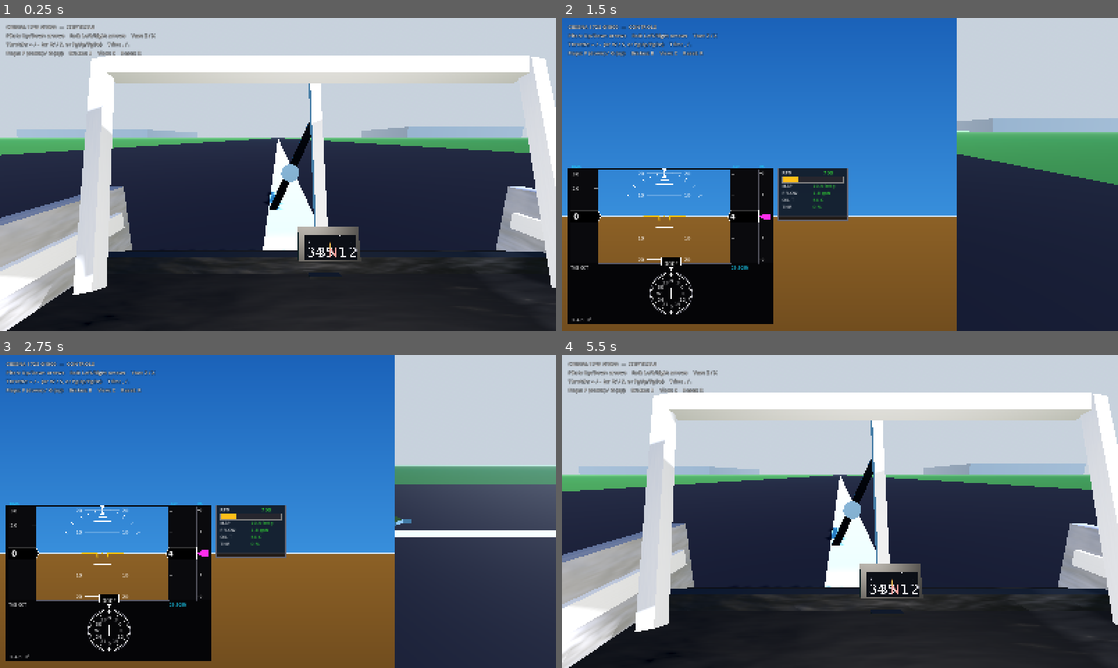
Above: before the commit, frames 1-4 (two rows, left to right).
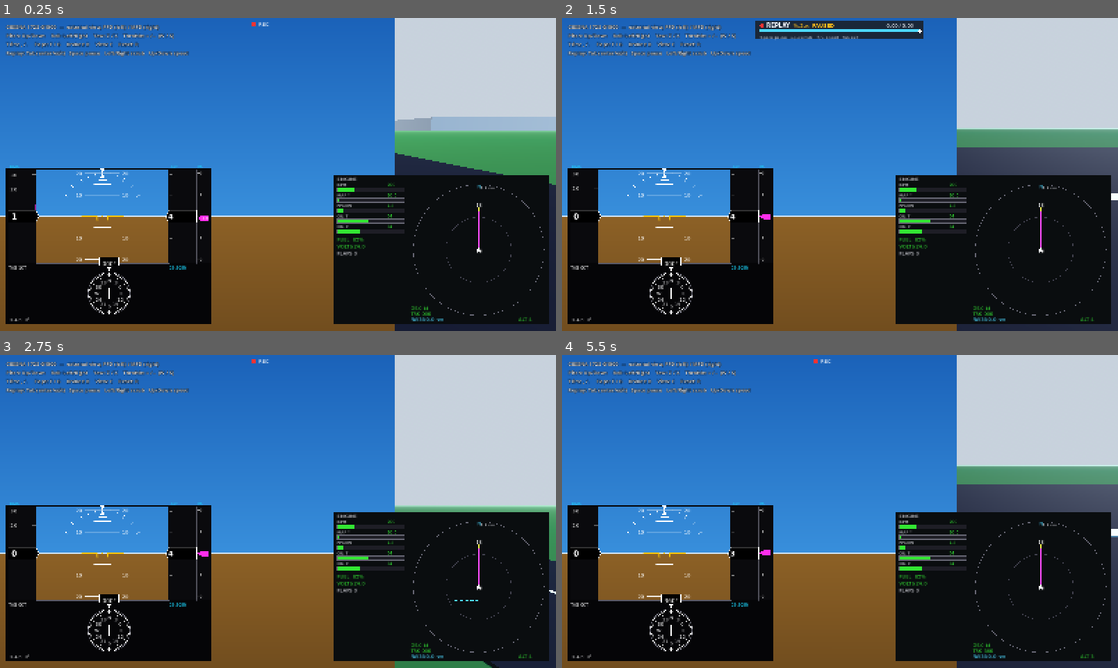
Above: after the commit, the same moments.

Repository: bigcubedata/test
Game: Godot game, scene res://src/Main.tscn
The game is run twice, just before and just after one commit, with the same random seed, the same clock (stepped at 60 frames per second) and the same inputs.
Inputs (mouse positions are in pixels of both pictures, inside the frame that each line leads up to):
- Up to frame 1 (0.25 s): no input
- Up to frame 2 (1.5 s): move the mouse to (962, 158) at 0.52 s; hold Right (roll_right) 0.53-1.25 s; tap C (toggle_view) at 0.6 s; click (962, 158) at 0.67 s; tap Tab (replay_toggle, bound only after the commit) at 0.8 s; tap Enter at 1.25 s; drag from (728, 190) to (812, 237) at 1.27 s
- Up to frame 3 (2.75 s): tap R (reset_aircraft) at 2 s; move the mouse to (333, 442) at 2.02 s; hold Right (roll_right) from 2.03 s (still down); tap C (toggle_view) at 2.1 s; click (333, 442) at 2.17 s; tap Tab (replay_toggle, bound only after the commit) at 2.3 s
- Up to frame 4 (5.5 s): release Right (roll_right) at 2.75 s; tap R (reset_aircraft) every 0.75 s from 2.75 to 5 s; drag from (812, 574) to (673, 464) at 2.77 s; move the mouse to (1006, 558) at 3.52 s; hold Left (roll_left) 3.53-4.25 s; tap C (toggle_view) at 3.6, 5.1 s; click (1006, 558) at 3.67 s; tap Tab (replay_toggle, bound only after the commit) at 3.8, 5.3 s; tap Space (replay_pause, bound only after the commit) at 4.15 s; drag from (673, 464) to (756, 433) at 4.27 s; move the mouse to (867, 511) at 5.02 s; hold Down (pitch_down) from 5.03 s (still down); click (867, 511) at 5.17 s

The runs differ from the first frame. In frame 1, 80% of the frame differs, in the area x 0-100%, y 0-100%; in frame 2, 27%; in frame 3, 26%; in frame 4, 81%.

Commit message:
Pivot to external-visual flying: corner PFD/MFD overlays + instant replay
Reorient the sim around an external chase ("tracking") view instead of the
in-cockpit panel, per the new direction.

- Chase view is now the default camera; cycle order is Chase -> Wing -> Tower
  -> Cockpit (C). The cockpit remains available but is no longer primary.
- 2D glass overlays flank the screen: PFD bottom-left, MFD (engine column +
  heading-up moving map) bottom-right. The redundant EngineStrip is dropped
  since the MFD already carries the engine indication.
- New flight recorder / instant replay (Replay autoload): every physics frame
  the aircraft transform + instrument state are pushed into a ~2 min ring
  buffer. Tab enters replay (aircraft frozen, driven from the recording so the
  PFD/MFD replay faithfully); Space pauses, Left/Right scrub, Up/Down change
  speed, Tab exits and resumes live flight where it was paused. A ReplayHUD
  shows a REC dot while flying and a scrub bar + timer during replay.
- Input bindings for Tab (replay) and Space (pause) added in InputSetup.
- Help overlay and on-screen hints updated for the new layout and controls.

Diff:
--- a/project.godot
+++ b/project.godot
@@ -19,6 +19,7 @@
 FlightData="*res://src/systems/FlightData.gd"
 Atmosphere="*res://src/systems/Atmosphere.gd"
 AudioManager="*res://src/systems/AudioManager.gd"
+Replay="*res://src/systems/Replay.gd"
 InputSetup="*res://src/systems/InputSetup.gd"
 
 [display]
--- a/src/Main.tscn
+++ b/src/Main.tscn
@@ -1,12 +1,13 @@
-[gd_scene load_steps=8 format=3 uid="uid://c172s_main"]
+[gd_scene load_steps=9 format=3 uid="uid://c172s_main"]
 
 [ext_resource type="Script" path="res://src/Main.gd" id="1_main"]
 [ext_resource type="PackedScene" uid="uid://c172s_world" path="res://src/world/World.tscn" id="2_world"]
 [ext_resource type="PackedScene" uid="uid://c172s_aircraft" path="res://src/aircraft/Aircraft.tscn" id="3_aircraft"]
 [ext_resource type="Script" path="res://src/world/CameraController.gd" id="4_camera"]
 [ext_resource type="Script" path="res://src/ui/PFD.gd" id="5_pfd"]
-[ext_resource type="Script" path="res://src/ui/EngineStrip.gd" id="6_eis"]
+[ext_resource type="Script" path="res://src/ui/MFD.gd" id="6_mfd"]
 [ext_resource type="Script" path="res://src/ui/OverlayManager.gd" id="7_overlay"]
+[ext_resource type="Script" path="res://src/ui/ReplayHUD.gd" id="8_replay"]
 
 [node name="Main" type="Node3D"]
 script = ExtResource("1_main")
@@ -27,7 +28,7 @@
 [node name="UI" type="CanvasLayer" parent="."]
 script = ExtResource("7_overlay")
 camera_path = NodePath("../Camera3D")
-hide_in_cockpit = [NodePath("PFD"), NodePath("EngineStrip")]
+hide_in_cockpit = [NodePath("PFD"), NodePath("MFD")]
 
 [node name="PFD" type="Control" parent="UI"]
 anchor_top = 1.0
@@ -38,24 +39,31 @@
 offset_bottom = -18.0
 script = ExtResource("5_pfd")
 
-[node name="EngineStrip" type="Control" parent="UI"]
+[node name="MFD" type="Control" parent="UI"]
+anchor_left = 1.0
 anchor_top = 1.0
+anchor_right = 1.0
 anchor_bottom = 1.0
-offset_left = 622.0
-offset_top = -468.0
-offset_right = 822.0
-offset_bottom = -318.0
-script = ExtResource("6_eis")
+offset_left = -638.0
+offset_top = -448.0
+offset_right = -18.0
+offset_bottom = -18.0
+script = ExtResource("6_mfd")
+
+[node name="ReplayHUD" type="Control" parent="UI"]
+anchor_right = 1.0
+anchor_bottom = 1.0
+script = ExtResource("8_replay")
 
 [node name="Help" type="Label" parent="UI"]
 offset_left = 18.0
 offset_top = 14.0
-offset_right = 620.0
-offset_bottom = 160.0
-text = "CESSNA 172S G1000  —  CONTROLS
-Pitch: Up/Down arrows    Roll: Left/Right arrows    Yaw: Z / X
-Throttle: = / -  (or W / S, or PgUp/PgDn)    Trim: , / .
-Flaps: F (down) / G (up)    Brakes: B    View: C    Reset: R"
+offset_right = 720.0
+offset_bottom = 180.0
+text = "CESSNA 172S G1000  —  external view, PFD (left) / MFD (right)
+Pitch: Up/Down    Roll: Left/Right    Yaw: Z / X    Throttle: = / -  (W / S)
+Trim: , / .    Flaps: F / G    Brakes: B    View: C    Reset: R
+Replay: Tab (enter/exit)   Space pause   Left/Right scrub   Up/Down speed"
 theme_override_font_sizes/font_size = 15
 theme_override_colors/font_color = Color(1, 1, 1, 0.9)
 theme_override_colors/font_outline_color = Color(0, 0, 0, 0.8)
--- a/src/aircraft/Aircraft.gd
+++ b/src/aircraft/Aircraft.gd
@@ -94,6 +94,7 @@
 	gravity_scale = 1.0
 	_spawn_transform = global_transform
 	_spawn_velocity = Vector3.ZERO
+	Replay.register(self)
 
 
 func set_spawn(xform: Transform3D, vel: Vector3) -> void:
@@ -115,6 +116,10 @@
 
 
 func _process(_delta: float) -> void:
+	# During replay the aircraft is frozen and driven by the recorder, so the
+	# live controls (and the reset key) are inert.
+	if Replay.is_replaying():
+		return
 	_read_input()
 
 
@@ -338,3 +343,6 @@
 
 	# Stall warning fires a few knots above the actual stall (like the reed horn).
 	FlightData.stall_warning = absf(alpha) > (ALPHA_STALL - 0.05) and airspeed > 2.0
+
+	# Feed the flight recorder (no-op unless we're in LIVE mode).
+	Replay.capture(state.transform)
--- a/src/systems/InputSetup.gd
+++ b/src/systems/InputSetup.gd
@@ -20,6 +20,8 @@
 	_bind("toggle_brakes", [KEY_B])
 	_bind("toggle_view", [KEY_C])
 	_bind("reset_aircraft", [KEY_R])
+	_bind("replay_toggle", [KEY_TAB])
+	_bind("replay_pause", [KEY_SPACE])
 
 
 func _bind(action: StringName, keys: Array) -> void:
--- /dev/null
+++ b/src/systems/Replay.gd
@@ -0,0 +1,198 @@
+extends Node
+## Flight recorder + instant-replay system (autoload singleton).
+##
+## While flying (LIVE), every physics frame the aircraft's world transform and
+## a snapshot of the instrument state (FlightData) are pushed into a fixed-size
+## ring buffer — roughly the last two minutes of flight. Pressing Tab enters
+## REPLAY: the aircraft is frozen and its transform + instruments are driven
+## from the recorded samples, so the PFD/MFD show exactly what they showed at
+## the time. The chase camera tracks the played-back aircraft. Pressing Tab
+## again leaves replay and resumes live flight from where it was paused.
+##
+## Controls (REPLAY mode):
+##   Tab          enter / leave replay
+##   Space        play / pause
+##   Left/Right   scrub backward / forward (hold)
+##   Up/Down      slower / faster playback (steps through 0.25x .. 4x)
+
+enum Mode { LIVE, REPLAY }
+var mode: int = Mode.LIVE
+
+# Ring buffer. 120 Hz physics * 120 s = 14400 samples (~2 minutes of history).
+const CAPACITY := 14400
+const PHYS_HZ := 120.0
+
+# Instrument fields mirrored each frame so playback reproduces the displays.
+const FIELDS := [
+	"indicated_airspeed_kt", "true_airspeed_kt", "ground_speed_kt",
+	"altitude_ft", "altitude_agl_ft", "vertical_speed_fpm",
+	"pitch_deg", "roll_deg", "heading_deg", "slip_skid",
+	"angle_of_attack_deg", "load_factor",
+	"engine_rpm", "manifold_pressure_inhg", "fuel_flow_gph", "oil_temp_c",
+	"throttle_pct", "flaps_deg", "flaps_setting", "on_ground",
+	"stall_warning", "pos_x", "pos_z", "fuel_pct", "volts",
+]
+
+const SPEEDS := [0.25, 0.5, 1.0, 2.0, 4.0]
+
+var _xforms: Array[Transform3D] = []
+var _snaps: Array = []
+var _head: int = 0       # next write slot
+var _count: int = 0      # number of valid samples
+
+var aircraft: RigidBody3D
+var _camera: Node
+
+var _play_pos: float = 0.0     # fractional sample index [0, _count-1]
+var paused: bool = false
+var _speed_idx: int = 2        # index into SPEEDS (1.0x)
+
+# Saved live state so we can resume flight exactly where replay was entered.
+var _resume_xform: Transform3D
+var _resume_linvel: Vector3
+var _resume_angvel: Vector3
+
+
+func register(ac: RigidBody3D) -> void:
+	aircraft = ac
+
+
+func _ready() -> void:
+	_xforms.resize(CAPACITY)
+	_snaps.resize(CAPACITY)
+
+
+# Called by the aircraft every physics frame while flying.
+func capture(xform: Transform3D) -> void:
+	if mode != Mode.LIVE:
+		return
+	_xforms[_head] = xform
+	_snaps[_head] = _snapshot()
+	_head = (_head + 1) % CAPACITY
+	_count = mini(_count + 1, CAPACITY)
+
+
+func clear() -> void:
+	_head = 0
+	_count = 0
+
+
+func is_replaying() -> bool:
+	return mode == Mode.REPLAY
+
+
+func playback_speed() -> float:
+	return SPEEDS[_speed_idx]
+
+
+# Position within the replay, 0..1, and elapsed/total seconds.
+func progress() -> float:
+	if _count <= 1:
+		return 0.0
+	return clampf(_play_pos / float(_count - 1), 0.0, 1.0)
+
+
+func elapsed_sec() -> float:
+	return _play_pos / PHYS_HZ
+
+
+func total_sec() -> float:
+	return maxf(0.0, (_count - 1)) / PHYS_HZ
+
+
+func _process(_delta: float) -> void:
+	if Input.is_action_just_pressed("replay_toggle"):
+		if mode == Mode.LIVE:
+			_enter_replay()
+		else:
+			_exit_replay()
+	if mode != Mode.REPLAY:
+		return
+	if Input.is_action_just_pressed("replay_pause"):
+		paused = not paused
+	if Input.is_action_just_pressed("pitch_down"):      # Down arrow -> slower
+		_speed_idx = maxi(_speed_idx - 1, 0)
+	if Input.is_action_just_pressed("pitch_up"):        # Up arrow -> faster
+		_speed_idx = mini(_speed_idx + 1, SPEEDS.size() - 1)
+
+
+func _physics_process(_delta: float) -> void:
+	if mode != Mode.REPLAY or _count == 0:
+		return
+
+	# Scrub with the roll keys; otherwise advance unless paused.
+	var scrub := Input.get_axis("roll_left", "roll_right")
+	if absf(scrub) > 0.01:
+		_play_pos = clampf(_play_pos + scrub * 6.0, 0.0, float(_count - 1))
+	elif not paused:
+		_play_pos += playback_speed()
+		if _play_pos >= float(_count - 1):
+			_play_pos = float(_count - 1)
+			paused = true     # hold on the last frame
+
+	_apply_sample(_play_pos)
+
+
+func _enter_replay() -> void:
+	if _count == 0 or aircraft == null:
+		return
+	mode = Mode.REPLAY
+	paused = false
+	_play_pos = 0.0
+	# Remember the live state so we can hand control back later.
+	_resume_xform = aircraft.global_transform
+	_resume_linvel = aircraft.linear_velocity
+	_resume_angvel = aircraft.angular_velocity
+	aircraft.freeze_mode = RigidBody3D.FREEZE_MODE_KINEMATIC
+	aircraft.freeze = true
+	# A good tracking shot: snap the chase camera onto the played-back aircraft.
+	_camera = get_tree().get_first_node_in_group("flight_camera")
+	if _camera and int(_camera.view) == 0:   # leave the cockpit for replays
+		_camera.view = 1
+
+
+func _exit_replay() -> void:
+	mode = Mode.LIVE
+	if aircraft:
+		aircraft.freeze = false
+		aircraft.global_transform = _resume_xform
+		aircraft.linear_velocity = _resume_linvel
+		aircraft.angular_velocity = _resume_angvel
+
+
+func _apply_sample(pos: float) -> void:
+	var i := int(floor(pos))
+	var j := mini(i + 1, _count - 1)
+	var f := pos - float(i)
+	var xa := _read_xform(i)
+	var xb := _read_xform(j)
+	# Interpolate position and rotation for smooth slow-motion / scrubbing.
+	var origin := xa.origin.lerp(xb.origin, f)
+	var qa := xa.basis.get_rotation_quaternion()
+	var qb := xb.basis.get_rotation_quaternion()
+	var rot := qa.slerp(qb, f)
+	aircraft.global_transform = Transform3D(Basis(rot), origin)
+	_restore(_read_snap(i))
+
+
+func _read_xform(i: int) -> Transform3D:
+	var idx := (_head - _count + i + CAPACITY) % CAPACITY
+	return _xforms[idx]
+
+
+func _read_snap(i: int) -> Dictionary:
+	var idx := (_head - _count + i + CAPACITY) % CAPACITY
+	return _snaps[idx]
+
+
+func _snapshot() -> Dictionary:
+	var d := {}
+	for field in FIELDS:
+		d[field] = FlightData.get(field)
+	return d
+
+
+func _restore(d: Dictionary) -> void:
+	for field in FIELDS:
+		if d.has(field):
+			FlightData.set(field, d[field])
--- /dev/null
+++ b/src/ui/ReplayHUD.gd
@@ -0,0 +1,72 @@
+extends Control
+## Thin status bar shown at the top-centre during instant replay: a REPLAY
+## badge, a scrub bar with elapsed / total time, the playback speed, and a
+## PAUSED flag. Also shows a small "REC" dot while flying so it's clear the
+## flight is being recorded for playback.
+
+const C_REC := Color(0.95, 0.2, 0.2)
+const C_BAR_BG := Color(0.1, 0.11, 0.13, 0.85)
+const C_BAR_FILL := Color(0.3, 0.85, 1.0)
+const C_TEXT := Color(0.95, 0.96, 0.98)
+const C_AMBER := Color(1.0, 0.75, 0.1)
+
+var _font: Font
+var _font_b: Font
+
+
+func _ready() -> void:
+	_font = UiFont.regular()
+	_font_b = UiFont.bold()
+	mouse_filter = Control.MOUSE_FILTER_IGNORE
+
+
+func _process(_delta: float) -> void:
+	queue_redraw()
+
+
+func _draw() -> void:
+	if Replay.is_replaying():
+		_draw_replay_bar()
+	else:
+		_draw_rec_dot()
+
+
+func _draw_rec_dot() -> void:
+	# Small recording indicator at top-left of this (top-centred) control.
+	var c := Vector2(size.x * 0.5 - 70, 18)
+	draw_circle(c, 6, C_REC)
+	draw_string(_font, c + Vector2(14, 5), "REC", HORIZONTAL_ALIGNMENT_LEFT, -1, 15, C_TEXT)
+
+
+func _draw_replay_bar() -> void:
+	var w := 460.0
+	var x := size.x * 0.5 - w * 0.5
+	var y := 12.0
+	var bar := Rect2(x, y + 22, w, 8)
+	draw_rect(Rect2(x - 12, y - 4, w + 24, 52), C_BAR_BG, true)
+
+	draw_circle(Vector2(x + 6, y + 10), 6, C_REC)
+	draw_string(_font_b, Vector2(x + 18, y + 15), "REPLAY", HORIZONTAL_ALIGNMENT_LEFT, -1, 16, C_TEXT)
+
+	var spd := "%.2gx" % Replay.playback_speed()
+	draw_string(_font, Vector2(x + 96, y + 15), spd, HORIZONTAL_ALIGNMENT_LEFT, -1, 14, C_AMBER)
+	if Replay.paused:
+		draw_string(_font_b, Vector2(x + 150, y + 15), "PAUSED", HORIZONTAL_ALIGNMENT_LEFT, -1, 14, C_AMBER)
+
+	var t := "%s / %s" % [_fmt(Replay.elapsed_sec()), _fmt(Replay.total_sec())]
+	draw_string(_font, Vector2(x + w - 96, y + 15), t, HORIZONTAL_ALIGNMENT_LEFT, -1, 14, C_TEXT)
+
+	# Scrub bar.
+	draw_rect(bar, Color(0.18, 0.19, 0.22), true)
+	draw_rect(Rect2(bar.position, Vector2(bar.size.x * Replay.progress(), bar.size.y)), C_BAR_FILL, true)
+	var px := bar.position.x + bar.size.x * Replay.progress()
+	draw_circle(Vector2(px, bar.position.y + bar.size.y * 0.5), 5, Color.WHITE)
+
+	draw_string(_font, Vector2(x, y + 48), "Space pause   ←/→ scrub   ↑/↓ speed   Tab exit",
+		HORIZONTAL_ALIGNMENT_LEFT, -1, 12, Color(0.8, 0.82, 0.86))
+
+
+func _fmt(sec: float) -> String:
+	var m := int(sec) / 60
+	var s := int(sec) % 60
+	return "%d:%02d" % [m, s]
--- a/src/world/CameraController.gd
+++ b/src/world/CameraController.gd
@@ -15,7 +15,10 @@
 var _airframe: Node3D
 
 enum View { COCKPIT, CHASE, WING, TOWER }
-var view: int = View.COCKPIT
+## External chase is the primary view (visual-flying focus); cycle with C
+## through Chase -> Wing -> Tower -> Cockpit and back.
+var view: int = View.CHASE
+const CYCLE := [View.CHASE, View.WING, View.TOWER, View.COCKPIT]
 
 const CHASE_OFFSET := Vector3(0.0, 3.5, 13.0)
 const COCKPIT_OFFSET := Vector3(-0.22, 0.57, -1.05) # pilot eye point (raised to see over the nose)
@@ -35,6 +38,7 @@
 	if target_path:
 		target = get_node(target_path)
 	current = true
+	add_to_group("flight_camera")
 	if target:
 		_chase_pos = target.global_position + target.global_transform.basis * CHASE_OFFSET
 		_airframe = target.get_node_or_null("Airframe")
@@ -42,7 +46,8 @@
 
 func _process(_delta: float) -> void:
 	if Input.is_action_just_pressed("toggle_view"):
-		view = (view + 1) % View.size()
+		var i := CYCLE.find(view)
+		view = CYCLE[(i + 1) % CYCLE.size()]
 		_look_yaw = 0.0
 		_look_pitch = 0.0
 		Input.mouse_mode = Input.MOUSE_MODE_VISIBLE
